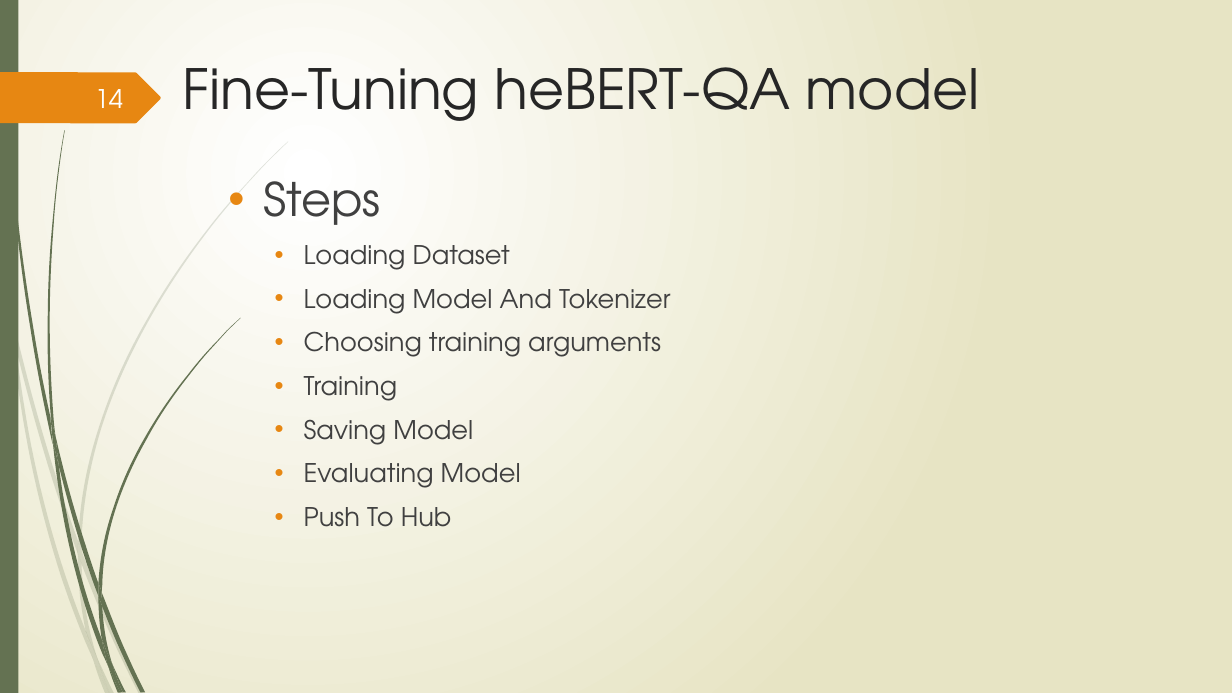
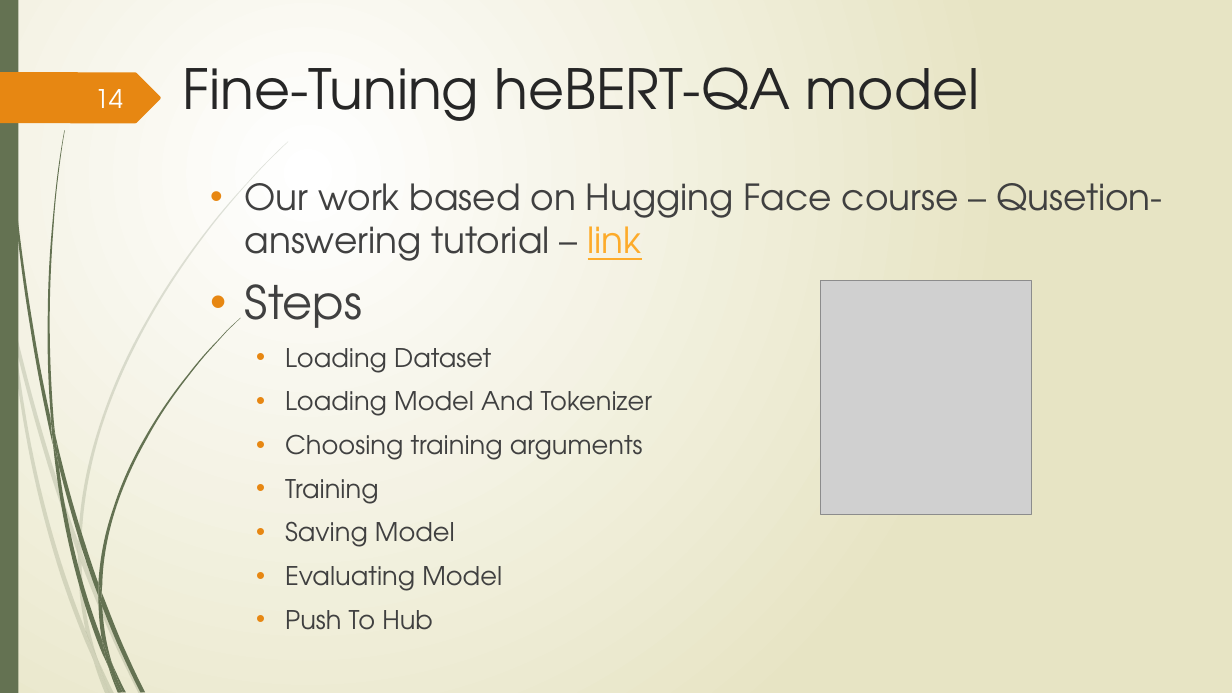
Before and after one commit to TechnionTDK/hebwiki-qa, a slide deck: slide 14 of Project Final Presentation .pptx. Drawn at 1232x693 pixels with LibreOffice and Linux fonts; fonts in the diff are those of the drawing; grey boxes stand for pictures. Boxes give left, top, right and bottom in pixels: in the first picture for what was removed or moved away, otherwise in the second. Text is boxed around its words. In the diff, an @@ line names an element or a change of style, - is before the commit and + after.

```diff
--- a/Project Final Presentation .pptx
+++ b/Project Final Presentation .pptx
@@ text "Our work based on Hugging ...": place and size @@
-text "Our work based on Hugging ..." at [263, 181, 671, 527]
+text "Our work based on Hugging ..." at [245, 183, 1163, 630]
@@ text at [245, 183, 1163, 261]: paragraph added @@
+• Our work based on Hugging Face course – Qusetion- answering tutorial – link
@@ picture added at [821, 281, 1031, 515] @@
```
Also in this commit, not shown: 5 other slides changed.
